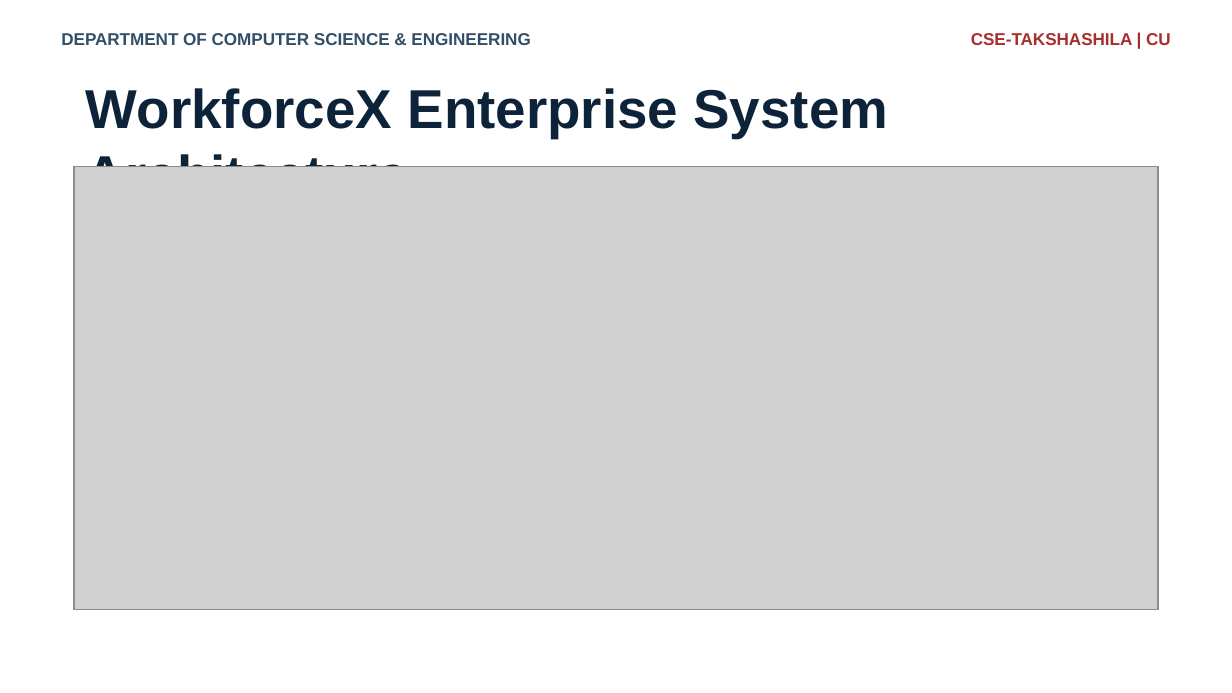
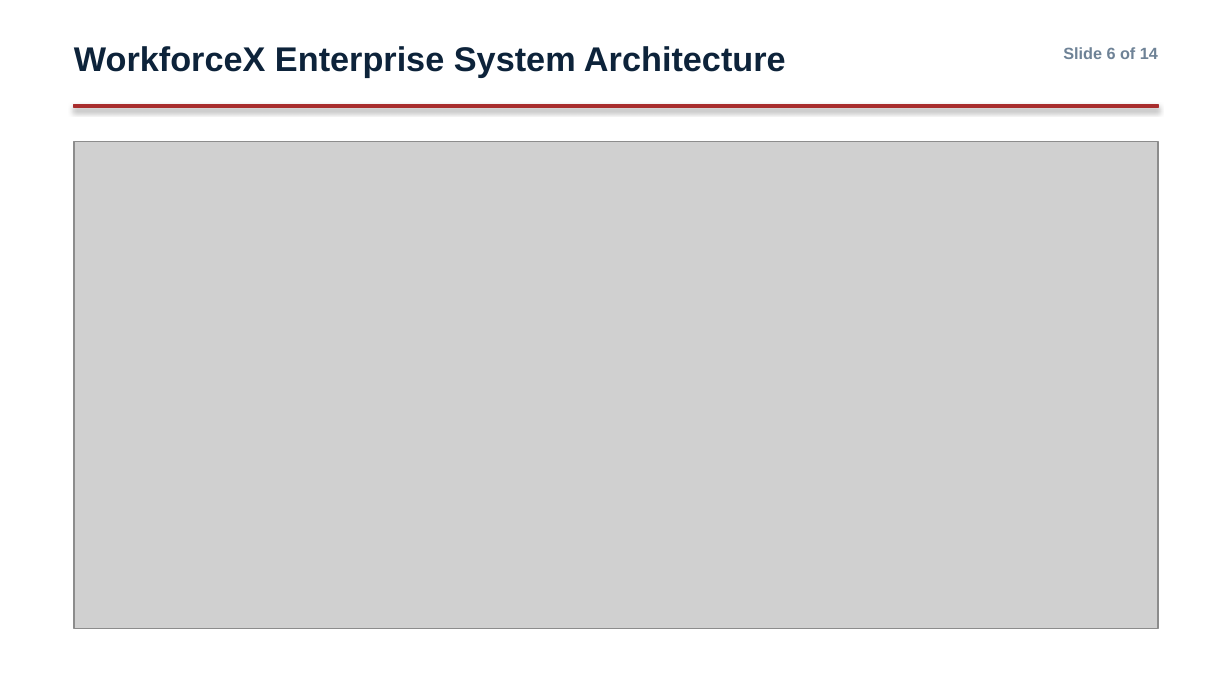
Before and after one commit to chitreyAbhinav/workforce-intelligence, a slide deck: slide 6 of reports/internship_submission/Industrial_Training_Presentation.pptx. Drawn at 1232x693 pixels with LibreOffice and Linux fonts; fonts in the diff are those of the drawing; grey boxes stand for pictures; background and template pictures are left out. Boxes give left, top, right and bottom in pixels: in the first picture for what was removed or moved away, otherwise in the second. Text is boxed around its words. In the diff, an @@ line names an element or a change of style, - is before the commit and + after.

```diff
--- a/reports/internship_submission/Industrial_Training_Presentation.pptx
+++ b/reports/internship_submission/Industrial_Training_Presentation.pptx
@@ text "WorkforceX Enterprise System Architecture": place and size @@
-text "WorkforceX Enterprise System Architecture" at box(86, 88, 888, 167)
+text "WorkforceX Enterprise System Architecture" at box(74, 46, 786, 77)
@@ text "WorkforceX Enterprise System Architecture" at box(74, 46, 786, 77): size 32 to 20 pt @@
@@ text removed at box(971, 33, 1171, 45) @@
-CSE-TAKSHASHILA | CU
@@ text at box(1063, 47, 1158, 59): text changed; size 10 to 9.5 pt; text colour #334E68 to #6E8296 @@
-DEPARTMENT OF COMPUTER SCIENCE & ENGINEERING
+Slide 6 of 14
@@ rectangle added at box(74, 105, 1158, 108), fill #A82D2D, outline #A82D2D 0.75 pt @@
@@ picture: place and size @@
-picture at box(74, 166, 1158, 610)
+picture at box(74, 142, 1158, 628)
```
Also in this commit, not shown: 12 other slides changed, 1 slide added, 1 slide removed, 38 other files.
